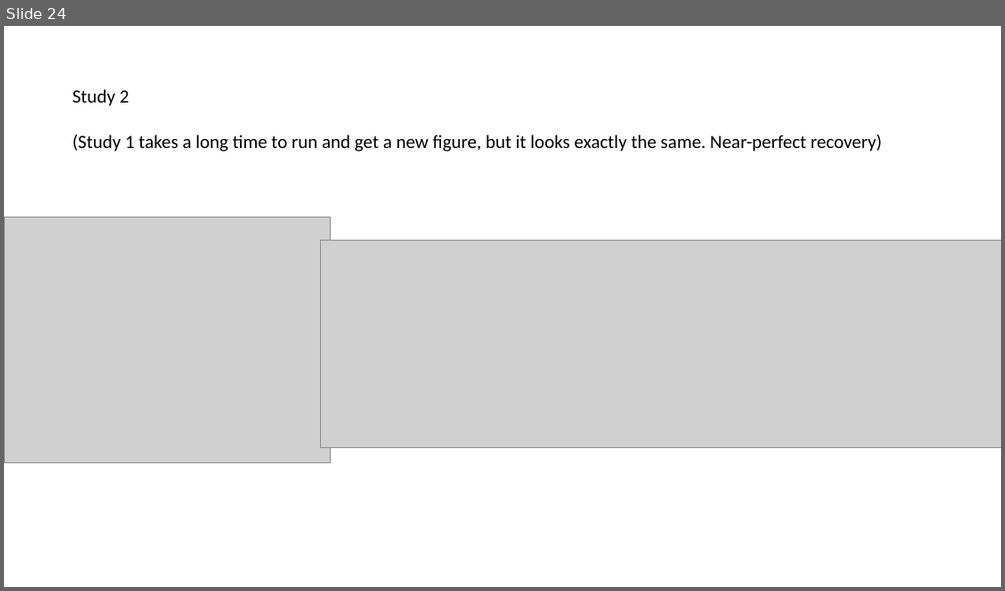
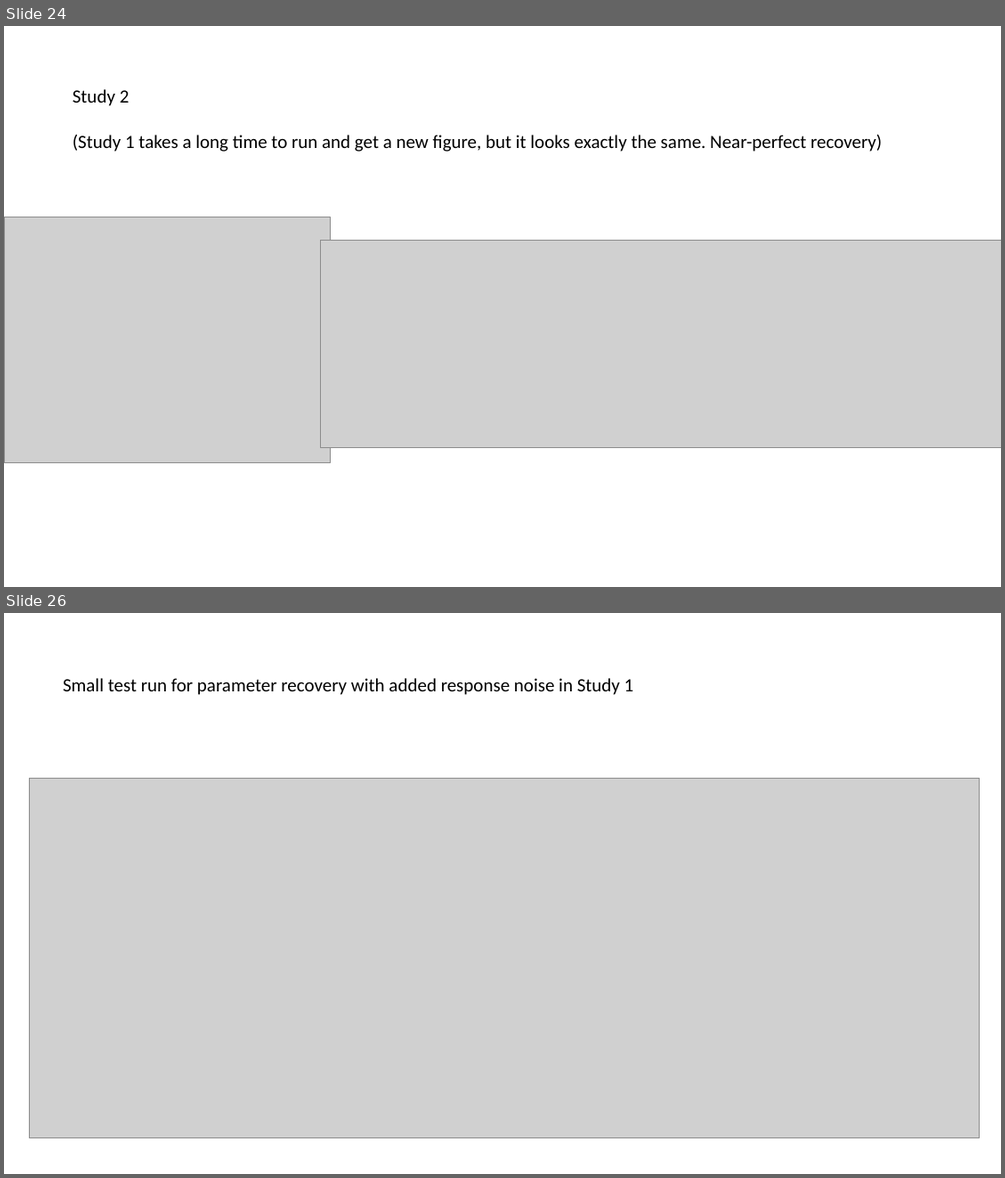
Before and after one commit to nicholasfurl/Forensic-beads-paper-1, a slide deck: forensic_beads_some_slides/forensic_beads.pptx. Shown one above the other, each under a label of ours: slide 24 before the commit, slides 24 and 26 after it; the slides between them are not shown. The pictures are 1005x591 and 1005x1178 pixels, drawn with LibreOffice and Linux fonts; fonts in the diff are those of the drawing; grey boxes stand for pictures. Boxes give left, top, right and bottom in pixels: in the first picture for what was removed or moved away, otherwise in the second. Text is boxed around its words. In the diff, an @@ line names an element or a change of style, - is before the commit and + after.

Commit message:
simplified study 2 also, but split fit less than expected

```diff
--- a/forensic_beads_some_slides/forensic_beads.pptx
+++ b/forensic_beads_some_slides/forensic_beads.pptx
@@ slide 26 added at [4,613,1001,1174], background #FFFFFF @@
@@ text added at [63,678,634,695], 18 pt, text #000000 @@
+Small test run for parameter recovery with added response noise in Study 1
@@ picture added at [29,779,979,1138] @@
```
Also in this commit, not shown: 2 other slides added, 10 other files.
